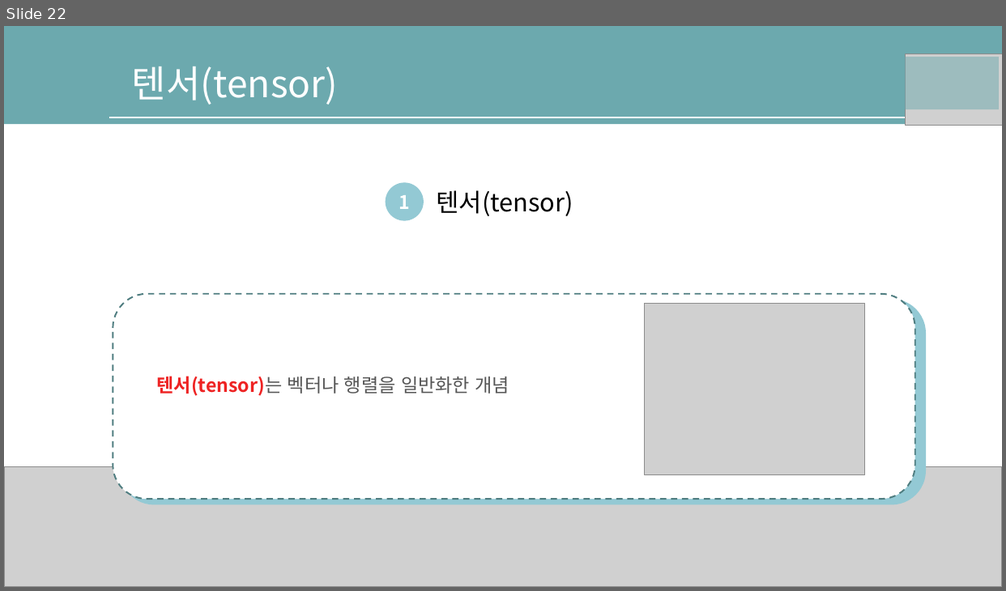
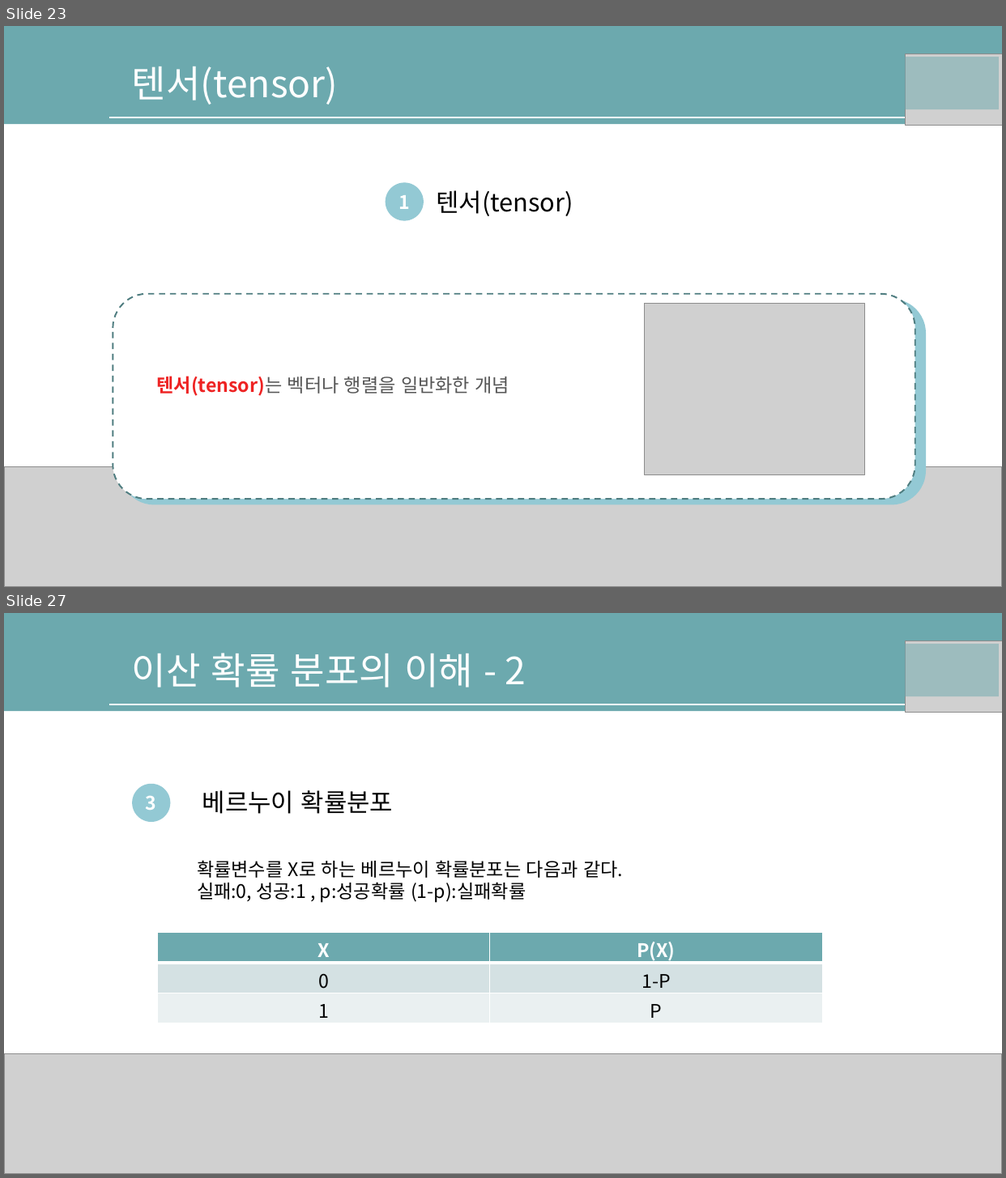
Before and after one commit to nqwrt/ai_doucument, a slide deck: AI-딥러닝을위한-수학공식.pptx. Shown one above the other, each under a label of ours: slide 22 before the commit, slides 23 and 27 after it; the slides between them are not shown. The pictures are 1006x591 and 1006x1178 pixels, drawn with LibreOffice and Linux fonts; fonts in the diff are those of the drawing; grey boxes stand for pictures; background and template pictures are left out. Boxes give left, top, right and bottom in pixels: in the first picture for what was removed or moved away, otherwise in the second. Text is boxed around its words. In the diff, an @@ line names an element or a change of style, - is before the commit and + after.

```diff
--- a/AI-딥러닝을위한-수학공식.pptx
+++ b/AI-딥러닝을위한-수학공식.pptx
@@ slide 27 added at (4, 613, 1002, 1174), background #FFFFFF; not listed: 2 template elements that a slide beside it also shows @@
@@ text added at (132, 653, 526, 688), 36 pt, text #FFFFFF @@
+이산 확률 분포의 이해 - 2
@@ rectangle added at (902, 644, 999, 697), fill #6CA9AE at 50% opacity @@
@@ picture added at (906, 641, 1002, 712) @@
@@ ellipse added at (132, 784, 170, 822), fill #93C9D4, 18 pt, text #FFFFFF, bold @@
+3
@@ text added at (202, 790, 393, 814), 24 pt, text #000000 @@
+베르누이 확률분포
@@ text added at (197, 860, 623, 903), 18 pt, text #000000 @@
+확률변수를 X로 하는 베르누이 확률분포는 다음과 같다.
+실패:0, 성공:1 , p:성공확률 (1-p):실패확률
@@ table added at (157, 933, 822, 1024), 3 rows, 2 columns @@
+X | P(X)
+0 | 1-P
+1 | P
@@ picture added at (4, 1054, 1002, 1174) @@
@@ what was slide 22 is now slide 23 @@
```
Also in this commit, not shown: 20 other slides added.
